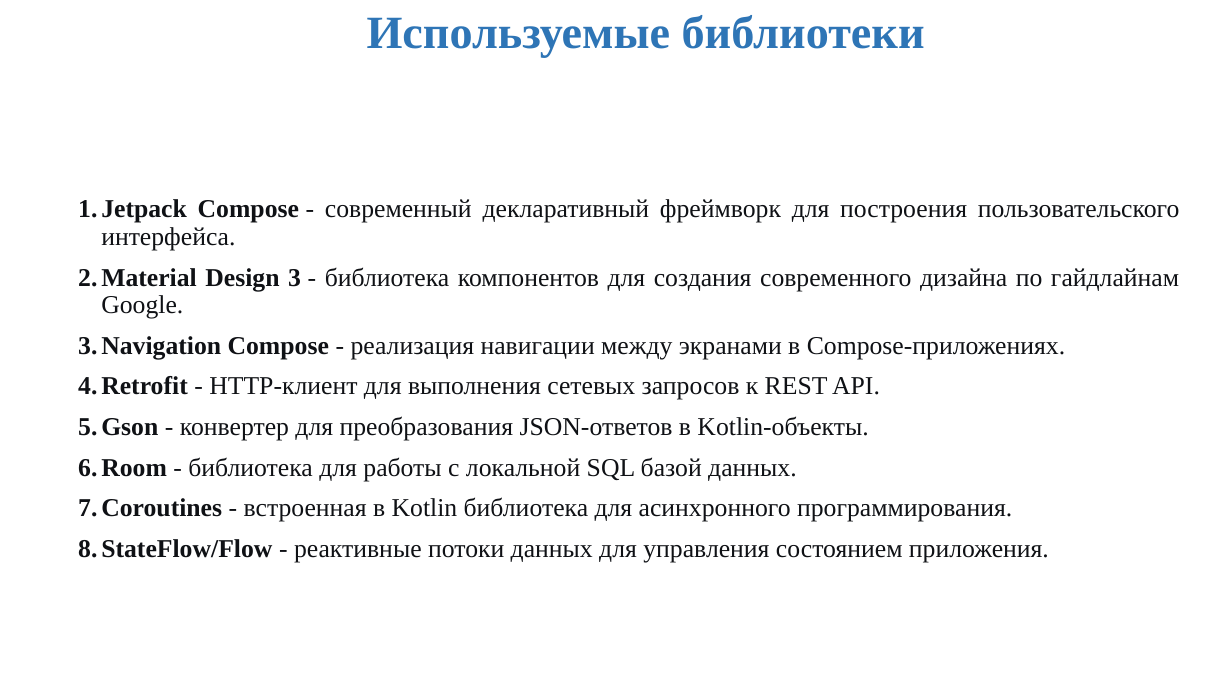
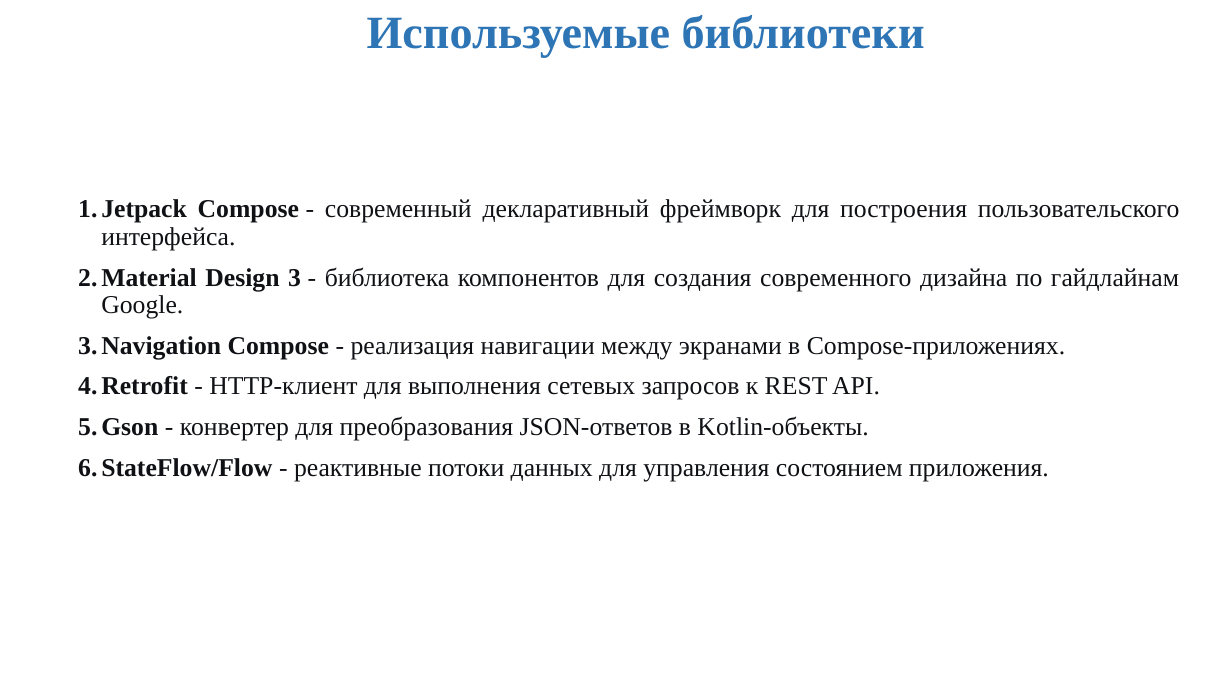
Before and after one commit to AndrewLV13/PracticaMobile-Tomin, a slide deck: slide 5 of Publication/UP.02.pptx. Drawn at 1232x693 pixels with LibreOffice and Linux fonts; fonts in the diff are those of the drawing; background and template pictures are left out. Boxes give left, top, right and bottom in pixels: in the first picture for what was removed or moved away, otherwise in the second. Text is boxed around its words. In the diff, an @@ line names an element or a change of style, - is before the commit and + after.

Commit message:
Подготовка приложения к сдаче 4

```diff
--- a/Publication/UP.02.pptx
+++ b/Publication/UP.02.pptx
@@ text at [101,457,1012,522]: paragraphs removed @@
-6. Room - библиотека для работы с локальной SQL базой данных.
-7. Coroutines - встроенная в Kotlin библиотека для асинхронного программирования.
```
